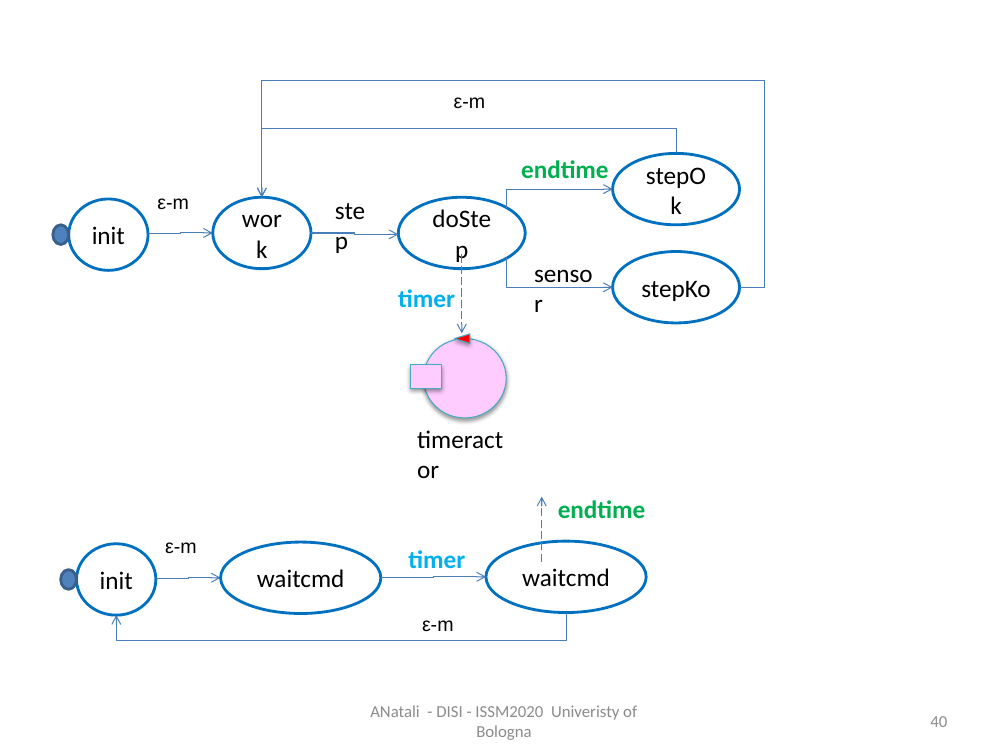
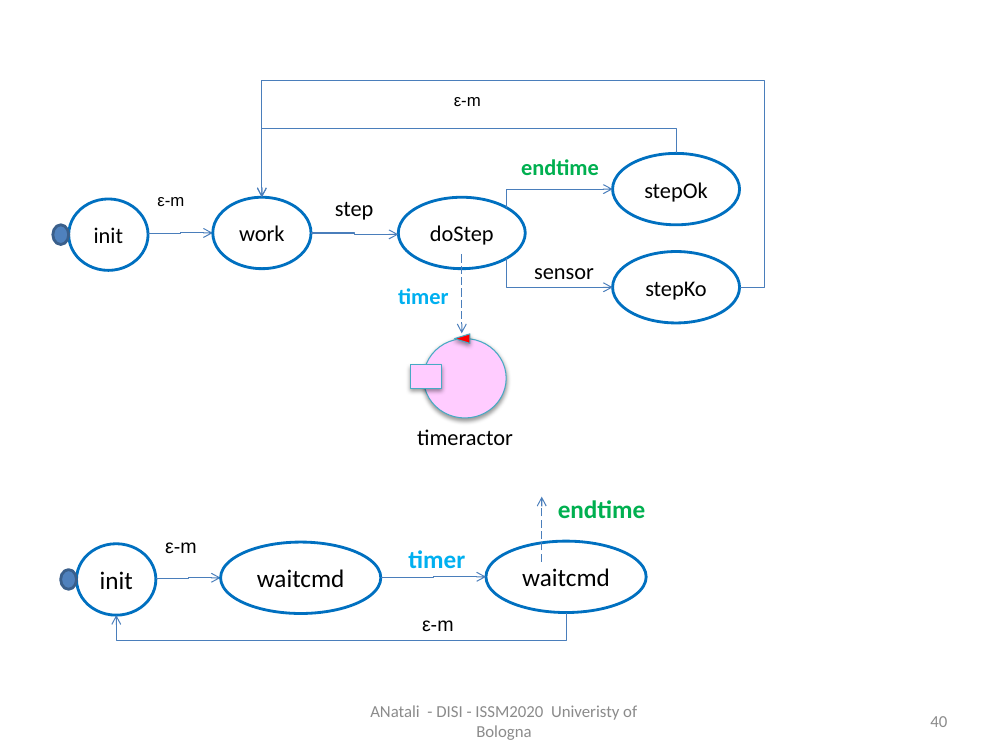
Before and after one commit to anatali/iss2020LabBo, a slide deck: slide 40 of it.unibo.issLabStart/userDocs/ISSM2020.pptx. Drawn at 1008x756 pixels with LibreOffice and Linux fonts; fonts in the diff are those of the drawing. Boxes give left, top, right and bottom in pixels: in the first picture for what was removed or moved away, otherwise in the second. Text is boxed around its words. In the diff, an @@ line names an element or a change of style, - is before the commit and + after.

```diff
--- a/it.unibo.issLabStart/userDocs/ISSM2020.pptx
+++ b/it.unibo.issLabStart/userDocs/ISSM2020.pptx
@@ text "ε-m" at <box>454,97,481,106</box>: size 14 to 12 pt @@
@@ size 18 to 16 pt in 10 elements at <box>69,199,148,270</box>, <box>213,198,310,269</box>, <box>398,198,525,269</box>, <box>613,153,740,225</box>, <box>613,252,740,324</box>, <box>417,429,513,445</box>, <box>335,202,374,220</box>, <box>534,268,594,279</box>, <box>398,288,448,304</box>, <box>521,159,599,175</box> @@
@@ text "ε-m" at <box>157,197,184,206</box>: size 14 to 12 pt @@
```
Also in this commit, not shown: 3 other slides changed, 1 slide added, 30 other files.
